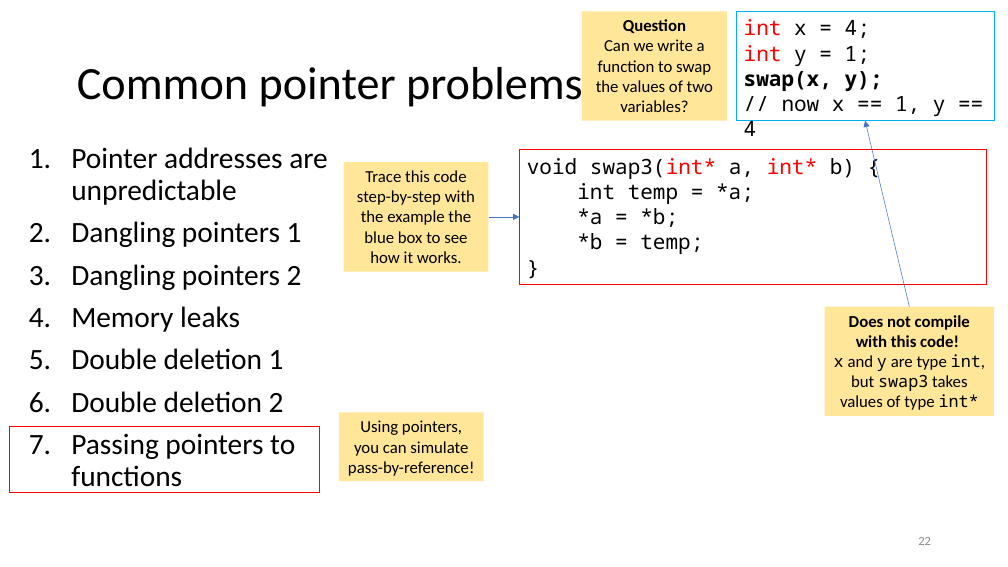
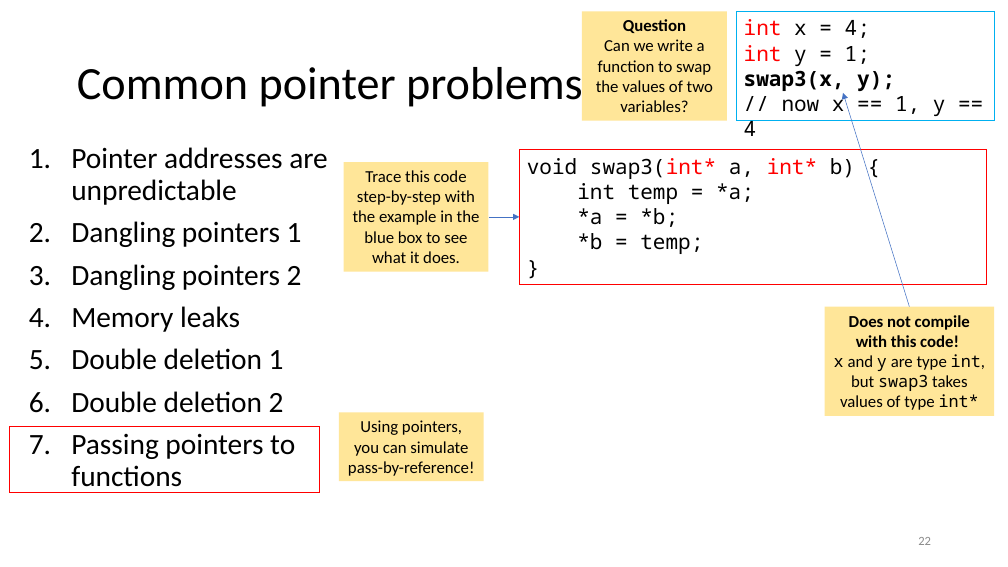
Before and after one commit to tjd1234/cmpt135spring2024, a slide deck: slide 22 of sample_code/week4/week4_cmpt135.pptx. Drawn at 1008x567 pixels with LibreOffice and Linux fonts; fonts in the diff are those of the drawing. Boxes give left, top, right and bottom in pixels: in the first picture for what was removed or moved away, otherwise in the second. Text is boxed around its words. In the diff, an @@ line names an element or a change of style, - is before the commit and + after.

```diff
--- a/sample_code/week4/week4_cmpt135.pptx
+++ b/sample_code/week4/week4_cmpt135.pptx
@@ text in rectangle at [744,19,895,91]: text changed @@
-int x = 4;
-int y = 1;
-swap(x, y);
+int x = 4;
+int y = 1;
+swap3(x, y);
@@ arrow moved from (910, 307) - (865, 121) to (910, 307) - (843, 93) @@
@@ text in rectangle at [353,170,480,263]: text changed @@
-Trace this code step-by-step with the example the blue box to see how it works.
+Trace this code step-by-step with the example in the blue box to see what it does.
```
Also in this commit, not shown: 21 other slides changed, 34 slides added, 1 slide removed, 1 other file.
